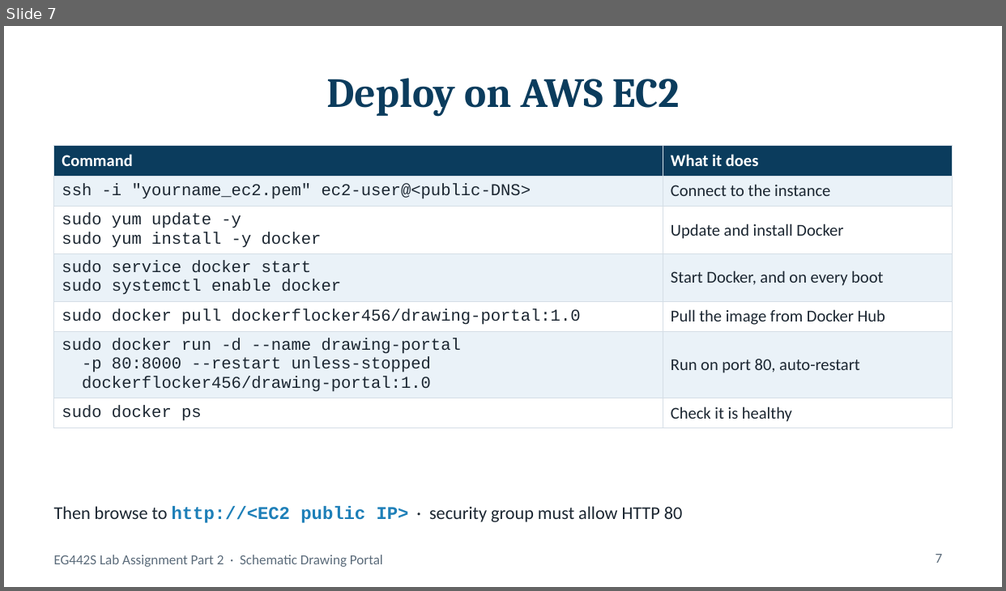
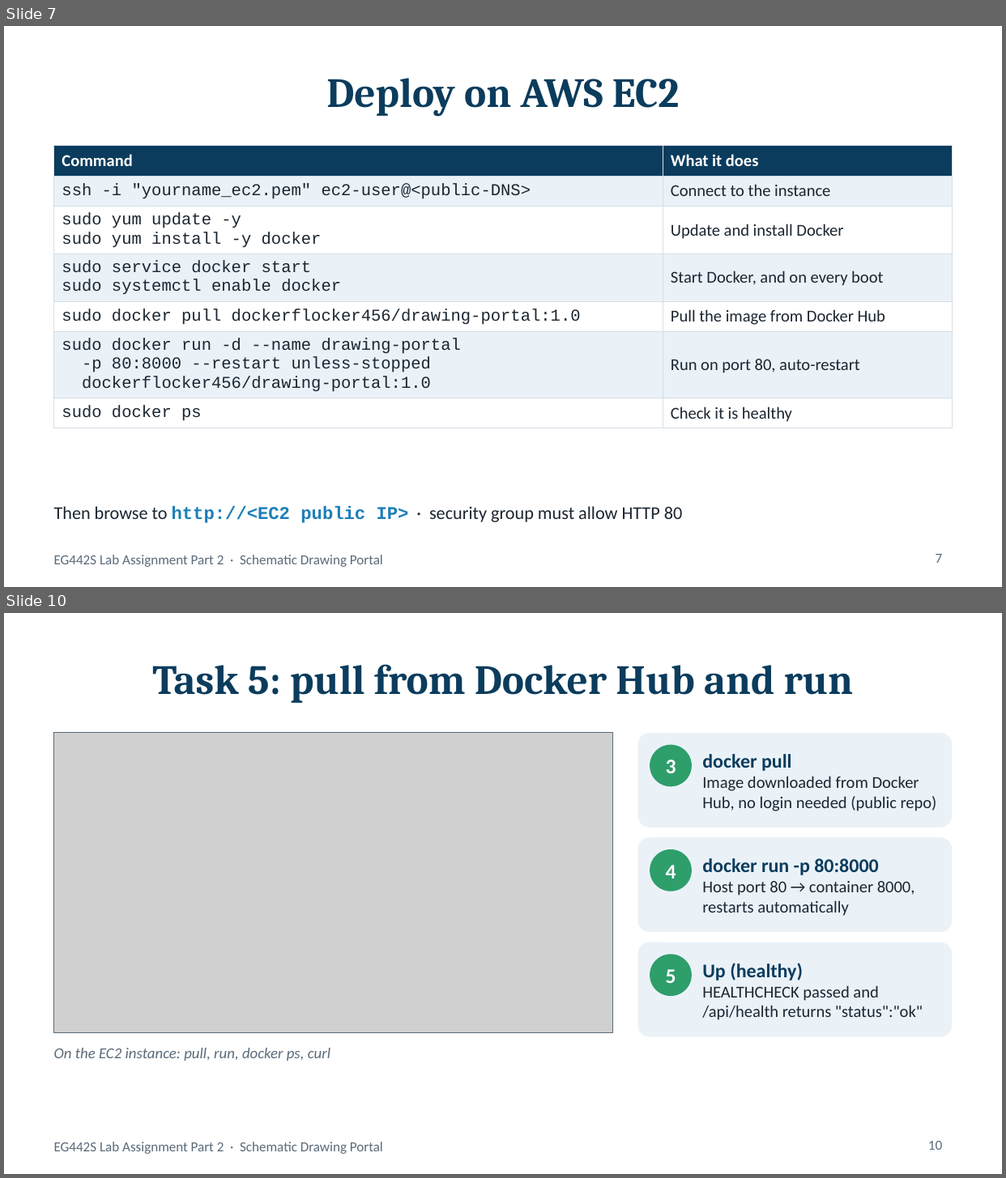
Before and after one commit to beese54/eg442s-drawing-portal-docker, a slide deck: presentation/EG442S_DrawingPortal_Docker.pptx. Shown one above the other, each under a label of ours: slide 7 before the commit, slides 7 and 10 after it; the slides between them are not shown. The pictures are 1006x591 and 1006x1178 pixels, drawn with LibreOffice and Linux fonts; fonts in the diff are those of the drawing; grey boxes stand for pictures. Boxes give left, top, right and bottom in pixels: in the first picture for what was removed or moved away, otherwise in the second. Text is boxed around its words. In the diff, an @@ line names an element or a change of style, - is before the commit and + after.

```diff
--- a/presentation/EG442S_DrawingPortal_Docker.pptx
+++ b/presentation/EG442S_DrawingPortal_Docker.pptx
@@ slide 10 added at <box>4,613,1002,1174</box>, background #FFFFFF; not listed: 1 template element that a slide beside it also shows @@
@@ title added at <box>152,664,854,703</box>, 30 pt, text #0B3C5D, bold @@
+Task 5: pull from Docker Hub and run
@@ picture added at <box>54,733,613,1033</box> @@
@@ rectangle added at <box>54,733,613,1033</box>, outline #5B6B7A 0.75 pt @@
@@ rounded rectangle added at <box>637,733,952,828</box>, fill #EAF2F8 @@
@@ ellipse added at <box>650,745,692,786</box>, fill #2E9E6B @@
@@ text added at <box>702,754,937,811</box>, 12 pt, text #1B2631 @@
+docker pull
+Image downloaded from Docker Hub, no login needed (public repo)
@@ text added at <box>666,760,676,773</box>, 15 pt, text #FFFFFF, bold @@
+3
@@ rounded rectangle added at <box>637,837,952,932</box>, fill #EAF2F8 @@
@@ ellipse added at <box>650,850,692,892</box>, fill #2E9E6B @@
@@ text added at <box>666,865,676,879</box>, 15 pt, text #FFFFFF, bold @@
+4
@@ text added at <box>702,858,915,916</box>, 12 pt, text #1B2631 @@
+docker run -p 80:8000
+Host port 80 → container 8000, restarts automatically
@@ rounded rectangle added at <box>637,943,952,1037</box>, fill #EAF2F8 @@
@@ ellipse added at <box>650,954,692,996</box>, fill #2E9E6B @@
@@ text added at <box>666,969,676,983</box>, 15 pt, text #FFFFFF, bold @@
+5
@@ text added at <box>702,963,923,1020</box>, 12 pt, text #1B2631 @@
+Up (healthy)
+HEALTHCHECK passed and /api/health returns "status":"ok"
@@ text added at <box>54,1048,330,1061</box>, 11 pt, text #5B6B7A, italic @@
+On the EC2 instance: pull, run, docker ps, curl
@@ page number added at <box>928,1141,942,1150</box>, 10 pt, text #5B6B7A @@
+10
```
Also in this commit, not shown: 1 slide changed, 3 other slides added, 8 other files.
